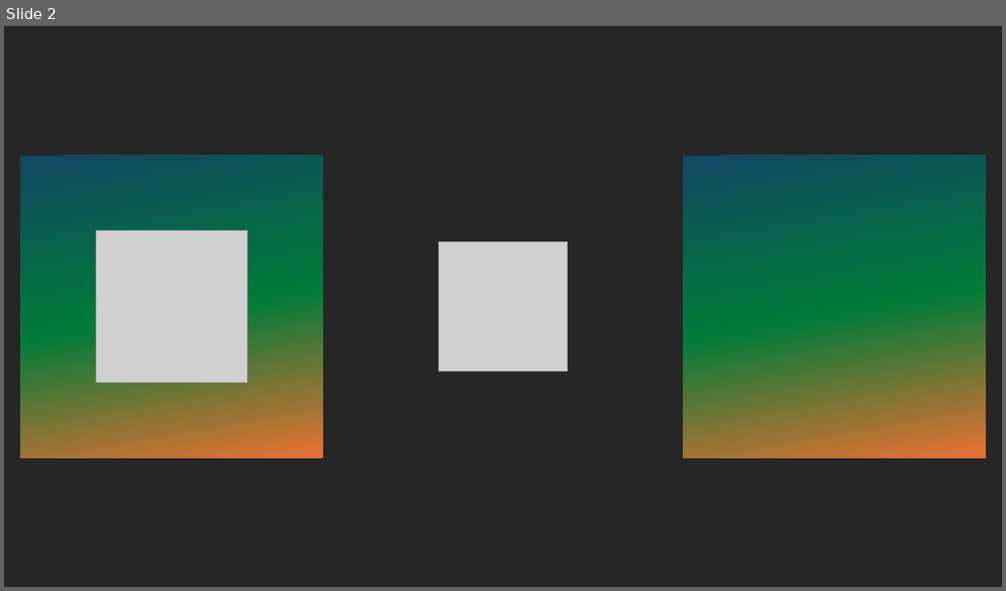
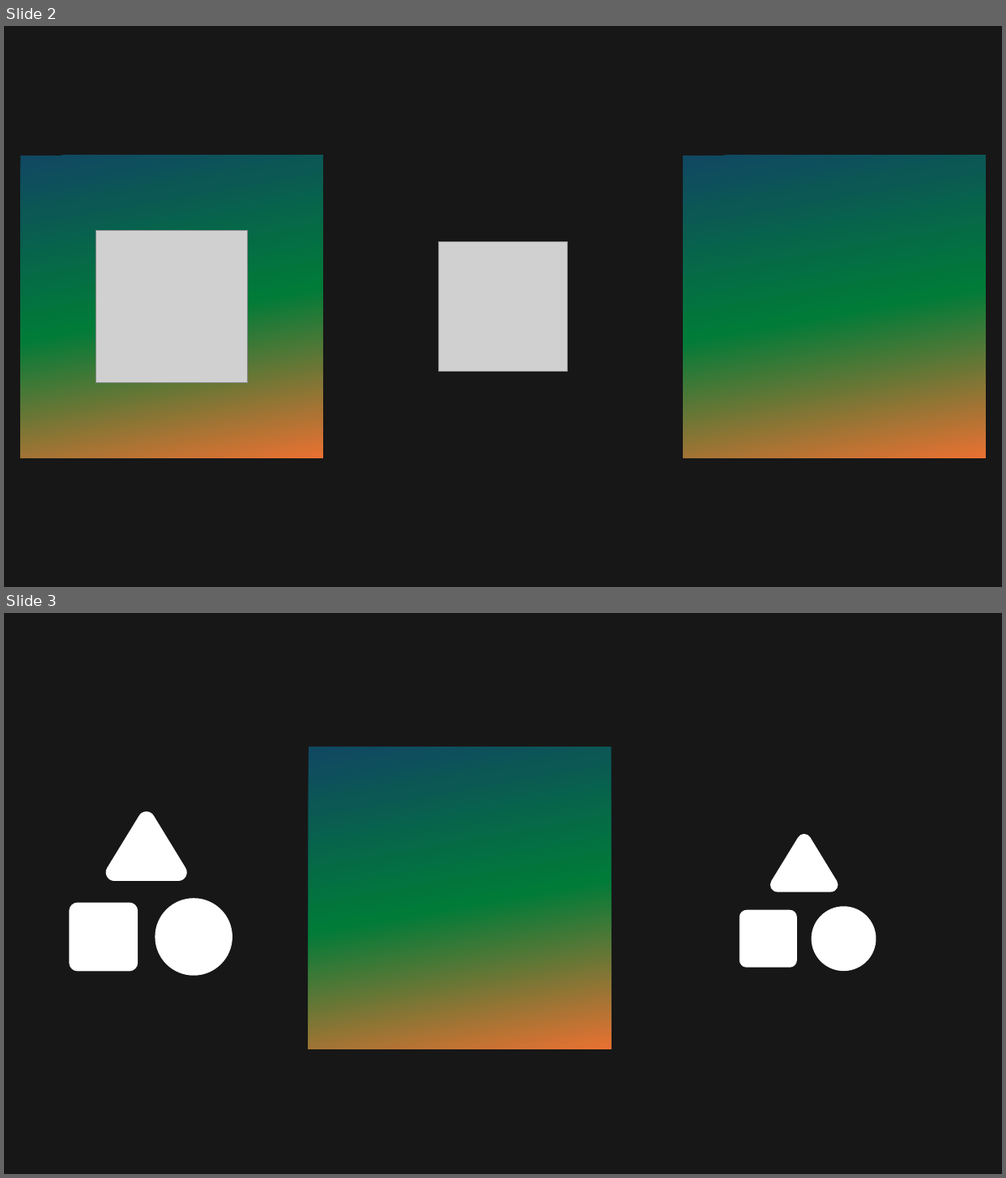
Before and after one commit to 0mnr0/PreferensesEditor, a slide deck: prefseditor.pptx. Shown one above the other, each under a label of ours: slide 2 before the commit, slides 2 and 3 after it. The pictures are 1006x591 and 1006x1178 pixels, drawn with LibreOffice and Linux fonts; fonts in the diff are those of the drawing; grey boxes stand for pictures. Boxes give left, top, right and bottom in pixels: in the first picture for what was removed or moved away, otherwise in the second. Text is boxed around its words. In the diff, an @@ line names an element or a change of style, - is before the commit and + after.

```diff
--- a/prefseditor.pptx
+++ b/prefseditor.pptx
@@ slide 3 added at (4,613,1002,1174), background #171717 @@
@@ rectangle added at (309,747,612,1050), fill gradient #104862 to #007B38 to #E97132 @@
@@ freeform shape added at (106,811,187,881), fill #FFFFFF @@
@@ freeform shape added at (770,834,839,892), fill #FFFFFF @@
@@ freeform shape added at (69,903,138,972), fill #FFFFFF @@
@@ freeform shape added at (155,898,232,975), fill #FFFFFF @@
@@ freeform shape added at (740,910,798,968), fill #FFFFFF @@
@@ freeform shape added at (812,906,876,971), fill #FFFFFF @@
@@ slide 2 changed as well @@
@@ background #262626 to #171717 @@
```
Also in this commit, not shown: 1 other slide changed, 1 other slide added, 1 slide removed, 1 other file.
